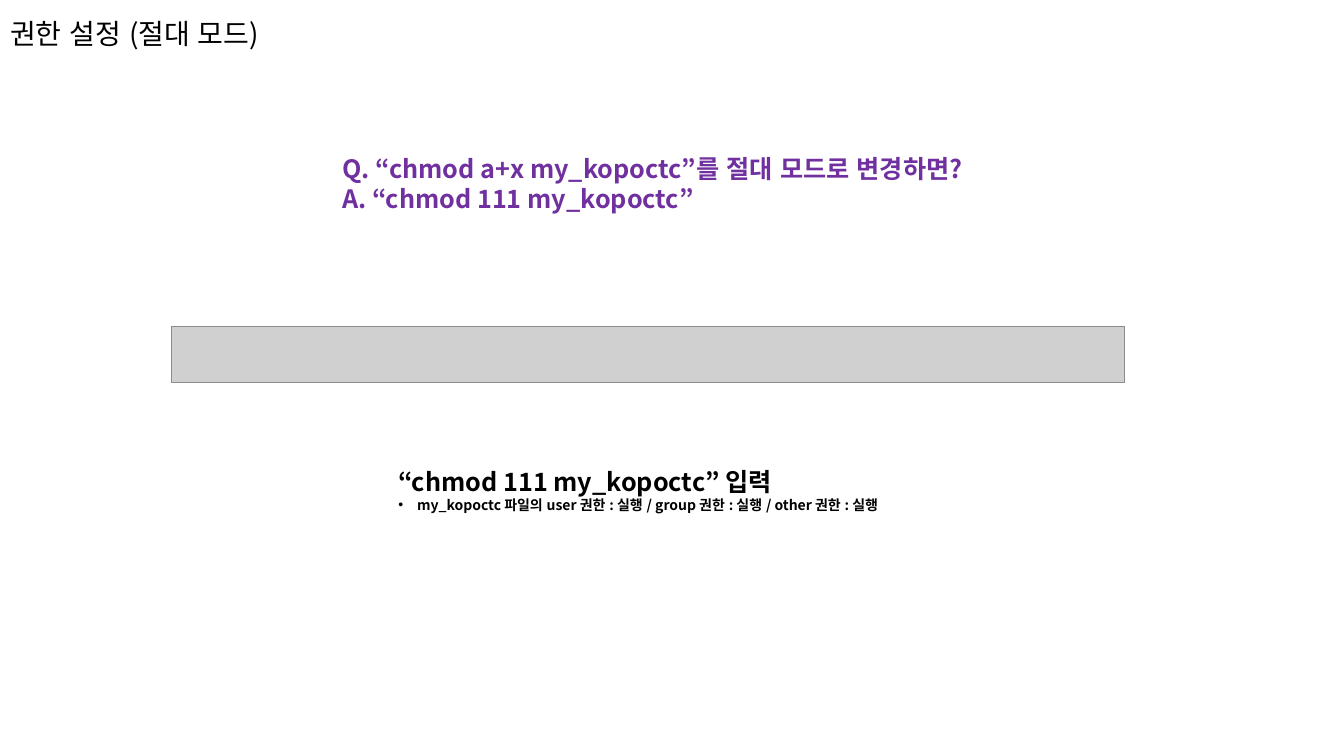
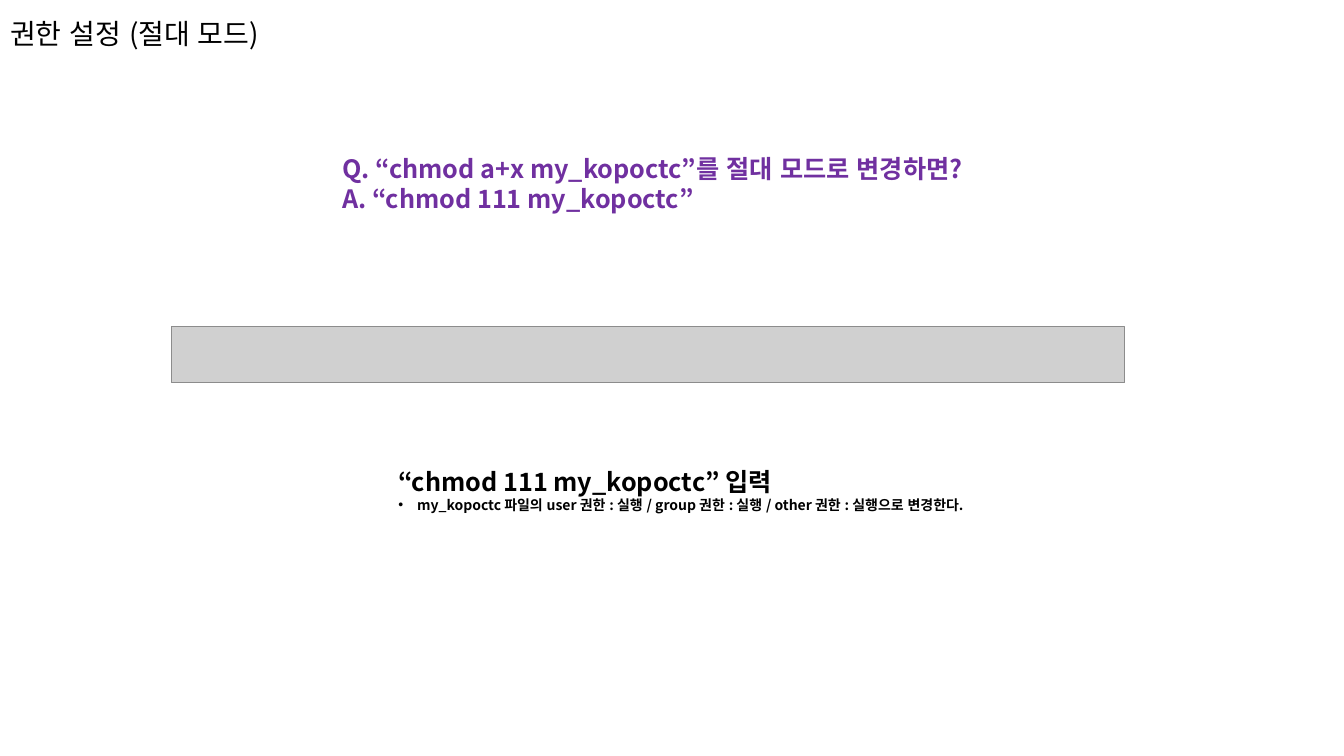
Before and after one commit to limmiseon/Linux, a slide deck: slide 63 of 34_임미선_과제_20220317_5강.pptx. Drawn at 1344x756 pixels with LibreOffice and Linux fonts; fonts in the diff are those of the drawing; grey boxes stand for pictures. Boxes give left, top, right and bottom in pixels: in the first picture for what was removed or moved away, otherwise in the second. Text is boxed around its words. In the diff, an @@ line names an element or a change of style, - is before the commit and + after.

```diff
--- a/34_임미선_과제_20220317_5강.pptx
+++ b/34_임미선_과제_20220317_5강.pptx
@@ text at (x1=417, y1=496, x2=964, y2=514): text changed @@
-• my_kopoctc 파일의 user 권한 : 실행 / group 권한 : 실행 / other 권한 : 실행
+• my_kopoctc 파일의 user 권한 : 실행 / group 권한 : 실행 / other 권한 : 실행으로 변경한다.
```
Also in this commit, not shown: 11 other slides changed, 1 slide added, 1 slide removed, 1 other file.
